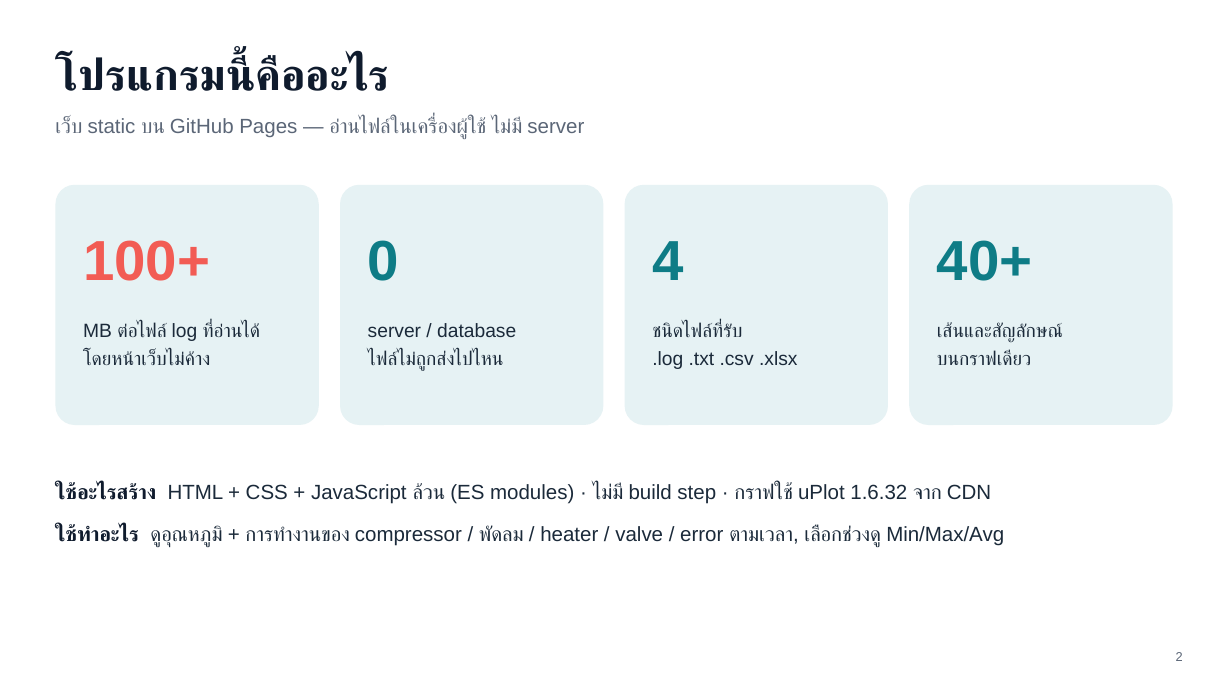
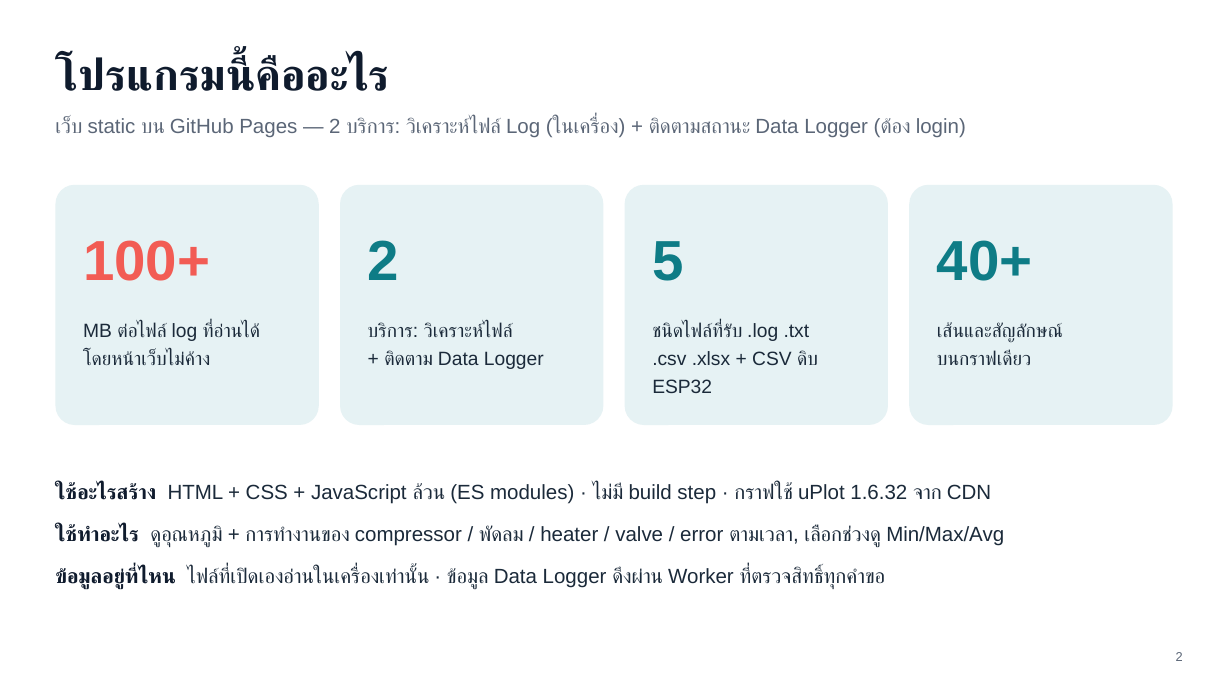
Before and after one commit to AHTH-Graph-Generator/AHTH-Graph-Generator.github.io, a slide deck: slide 2 of docs/AHTH-Graph-Generator-Training.pptx. Drawn at 1232x693 pixels with LibreOffice and Linux fonts; fonts in the diff are those of the drawing. Boxes give left, top, right and bottom in pixels: in the first picture for what was removed or moved away, otherwise in the second. Text is boxed around its words. In the diff, an @@ line names an element or a change of style, - is before the commit and + after.

```diff
--- a/docs/AHTH-Graph-Generator-Training.pptx
+++ b/docs/AHTH-Graph-Generator-Training.pptx
@@ text at [55,117,966,138]: text changed @@
-เว็บ static บน GitHub Pages — อ่านไฟล์ในเครื่องผู้ใช้ ไม่มี server
+เว็บ static บน GitHub Pages — 2 บริการ: วิเคราะห์ไฟล์ Log (ในเครื่อง) + ติดตามสถานะ Data Logger (ต้อง login)
@@ text at [368,240,399,280]: text changed @@
-0
+2
@@ text at [652,241,683,281]: text changed @@
-4
+5
@@ text at [368,323,544,369]: text changed @@
-server / database
-ไฟล์ไม่ถูกส่งไปไหน
+บริการ: วิเคราะห์ไฟล์
++ ติดตาม Data Logger
@@ text at [652,323,818,393]: text changed @@
-ชนิดไฟล์ที่รับ
-.log .txt .csv .xlsx
+ชนิดไฟล์ที่รับ .log .txt
+.csv .xlsx + CSV ดิบ ESP32
@@ text at [55,567,886,589]: paragraph added @@
+ข้อมูลอยู่ที่ไหน ไฟล์ที่เปิดเองอ่านในเครื่องเท่านั้น · ข้อมูล Data Logger ดึงผ่าน Worker ที่ตรวจสิทธิ์ทุกคำขอ
```
Also in this commit, not shown: 13 other slides changed, 8 slides added, 29 other files.
